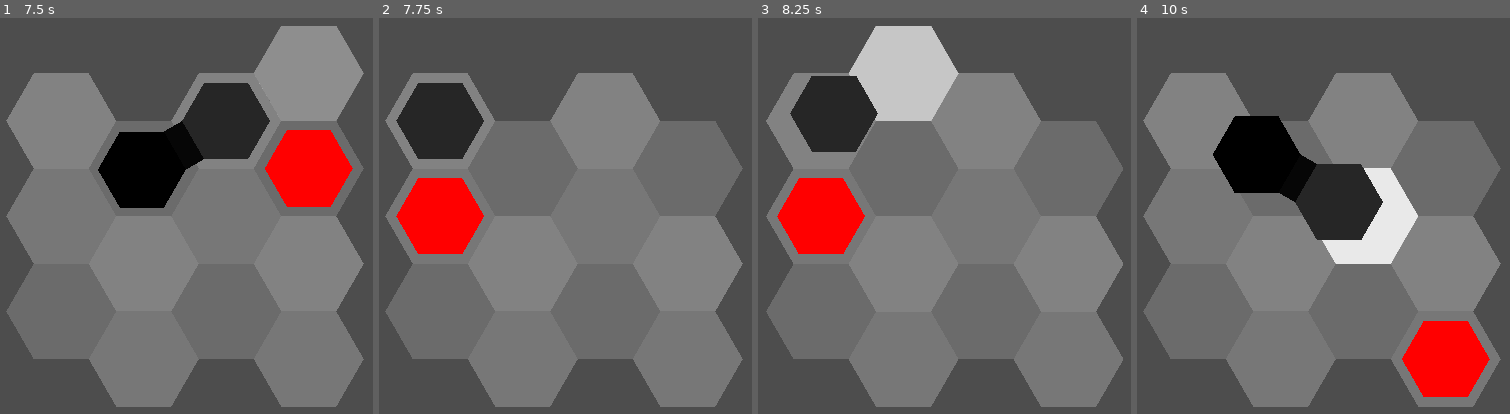
Above: before the commit, frames 1-4 (left to right).
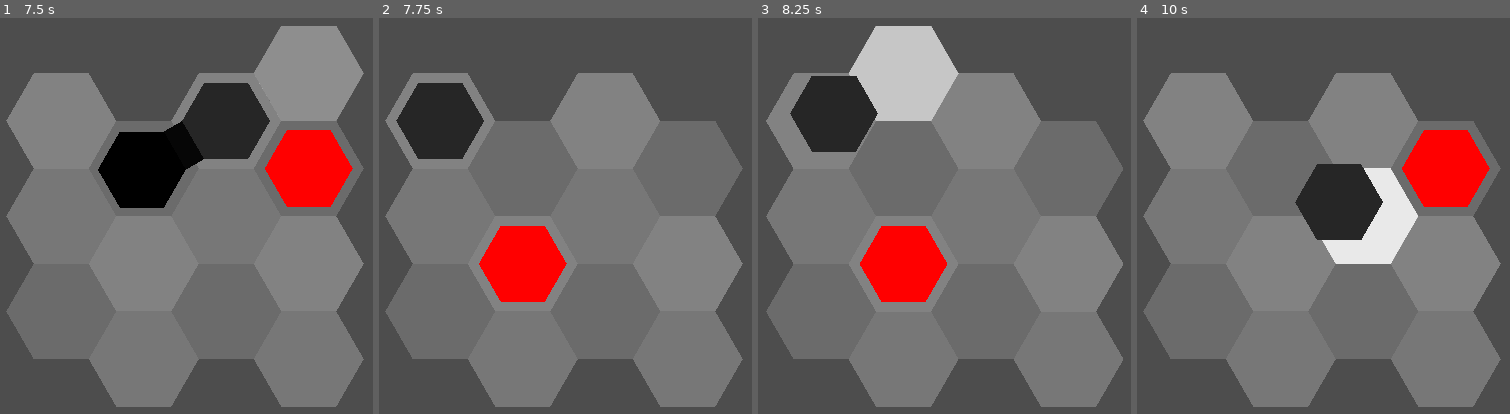
Above: after the commit, the same moments.

Repository: redpebble/sneksagon
Game: Godot game, scene res://scenes/map.tscn
Two runs of this game, one before a commit and one after it. Both use one fixed random seed, a clock stepped at 60 frames per second and the inputs below. Sound files missing from this copy of the repository are replaced by a short silence.
Inputs (mouse positions are in pixels of both pictures, inside the frame that each line leads up to):
- Up to frame 1 (7.5 s): tap Enter at 0.5 s; move the mouse to (317, 208) at 0.52 s; press the mouse at (317, 208) at 0.53 s; hold D (down-right) 0.53-1.28 s; move the mouse to (63, 271) at 1.27 s; release the mouse at (63, 271) at 1.28 s; hold S (down) 1.28-2.03 s; click (63, 271) at 1.35 s; move the mouse to (246, 109) at 2.02 s; press the mouse at (246, 109) at 2.03 s; hold D (down-right) 2.03-2.78 s; move the mouse to (156, 358) at 2.77 s; release the mouse at (156, 358) at 2.78 s; hold W (up) 2.78-3.53 s; click (156, 358) at 2.85 s; move the mouse to (365, 330) at 3.52 s; press the mouse at (365, 330) at 3.53 s; hold A (down-left) 3.53-5.03 s; move the mouse to (3, 148) at 4.27 s; release the mouse at (3, 148) at 4.28 s; click (3, 148) at 4.35 s; move the mouse to (216, 239) at 5.02 s; press the mouse at (216, 239) at 5.03 s; hold S (down) 5.03-5.78 s; move the mouse to (93, 89) at 5.77 s; release the mouse at (93, 89) at 5.78 s; hold D (down-right) 5.78-6.53 s; click (93, 89) at 5.85 s; move the mouse to (317, 208) at 6.52 s; press the mouse at (317, 208) at 6.53 s; hold W (up) 6.53-7.28 s; move the mouse to (63, 271) at 7.27 s; release the mouse at (63, 271) at 7.28 s; hold D (down-right) from 7.28 s (still down); click (63, 271) at 7.35 s
- Up to frame 2 (7.75 s): keep holding D (down-right)
- Up to frame 3 (8.25 s): tap Space at 8 s; move the mouse to (1004, 109) at 8.02 s; release D (down-right) at 8.03 s; press the mouse at (1004, 109) at 8.03 s; hold S (down) from 8.03 s (still down)
- Up to frame 4 (10 s): tap Enter at 8.75 s; move the mouse to (1293, 358) at 8.77 s; release S (down) at 8.78 s; release the mouse at (1293, 358) at 8.78 s; hold A (down-left) 8.78-9.53 s; click (1293, 358) at 8.85 s; tap Space at 9.5 s; move the mouse to (1502, 330) at 9.52 s; press the mouse at (1502, 330) at 9.53 s; hold W (up) from 9.53 s (still down)

Frame 1 is identical in both runs. In frame 2, 6.8% of the frame differs, in the area x 4-51%, y 40-72%; in frame 3, 6.8%; in frame 4, 11%, in the area x 20-95%, y 24-96%.

Commit message:
Fixed slow entity dictionary clear()
Now bypasses the tree_exiting signal and erases entries immediately when clear() is run.
tree_exiting should likely only be used when MapManager does no directly delete a hex.

Diff:
--- a/scenes/singleton/map_manager.gd
+++ b/scenes/singleton/map_manager.gd
@@ -58,9 +58,12 @@
 func clear() -> void:
 	for entity_array in entities.values():
 		for i in entity_array:
-			#print(i, " deleted")
+			#do not wait for a signal to erase
+			i.tree_exiting.disconnect(_on_hex_tree_exiting)
+			#force instant erasure
+			erase_entity(i)
+			#delete the entity
 			i.queue_free()
-	#entities.clear() #should not be necessary if entites is properly maintained
 
 # update entity data when moved
 func _on_hex_moved(hex : Hex, from_coords : Vector2, to_coords : Vector2):
@@ -68,6 +71,7 @@
 	record_entity(hex, to_coords)
 
 # update entity data when exiting tree
+# bypassed during clear()
 func _on_hex_tree_exiting(hex : Hex):
 	erase_entity(hex)
 
